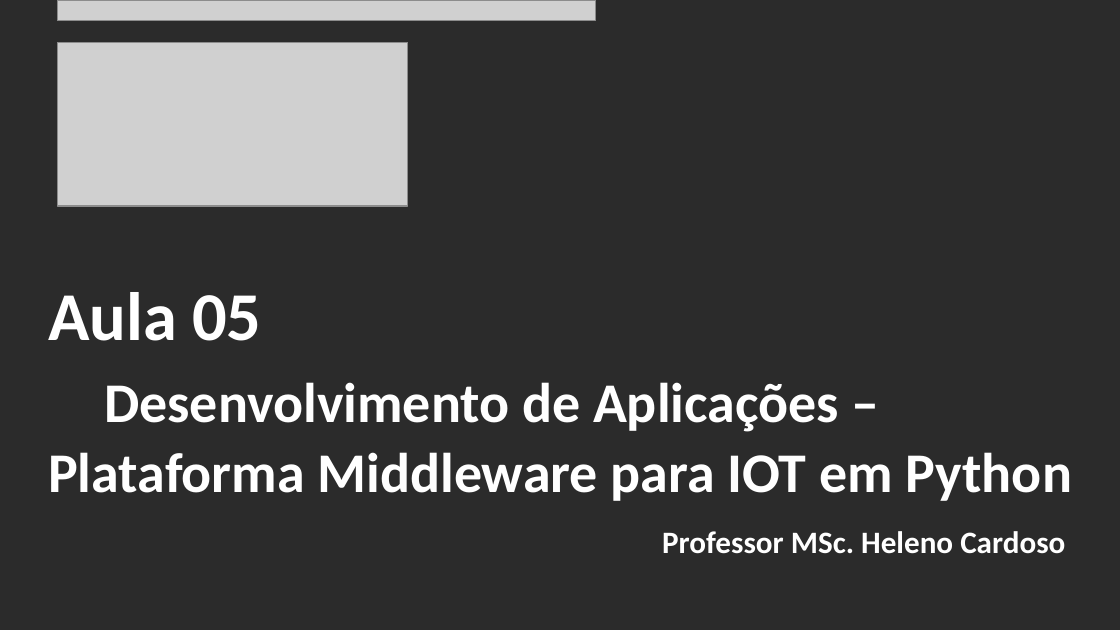
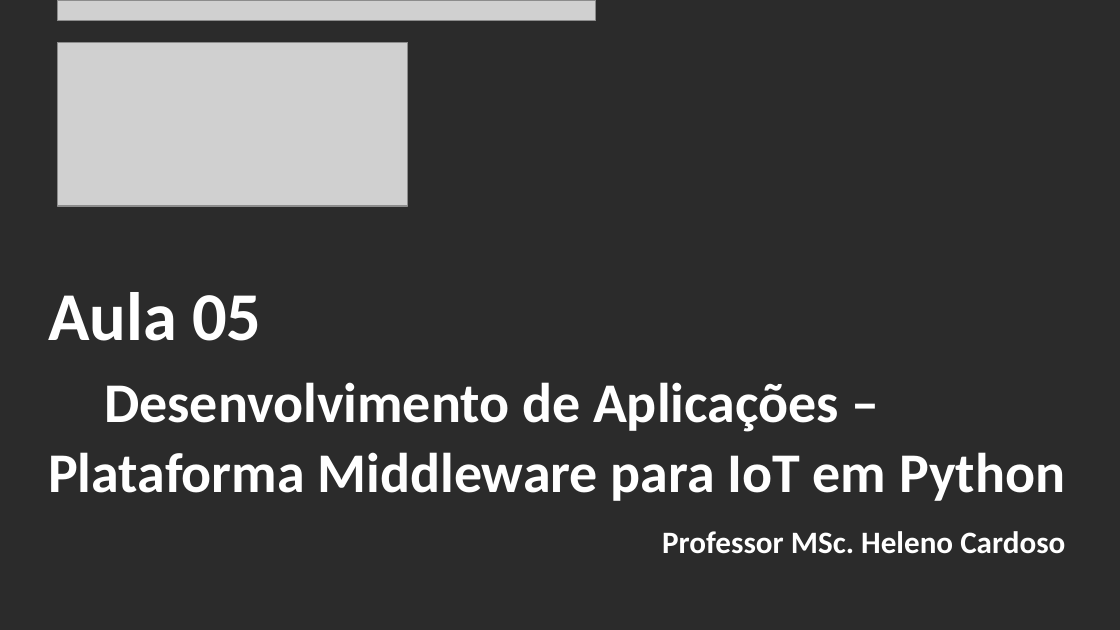
Before and after one commit to CloudEducationBrazil/WydenArea1AplicacaoCloudIndustria40Python, a slide deck: slide 2 of 01 Classes/Aula 05 - Aplicação Cloud Indústria 40 Python IoT Plataforma Raspberry PI.pptx. Drawn at 1120x630 pixels with LibreOffice and Linux fonts; fonts in the diff are those of the drawing; grey boxes stand for pictures; background and template pictures are left out; a plain dark background stands for a picture behind light text. Boxes give left, top, right and bottom in pixels: in the first picture for what was removed or moved away, otherwise in the second. Text is boxed around its words. In the diff, an @@ line names an element or a change of style, - is before the commit and + after.

```diff
--- a/01 Classes/Aula 05 - Aplicação Cloud Indústria 40 Python IoT Plataforma Raspberry PI.pptx
+++ b/01 Classes/Aula 05 - Aplicação Cloud Indústria 40 Python IoT Plataforma Raspberry PI.pptx
@@ title at <box>48,292,1065,501</box>: text changed @@
-Aula 05
-Desenvolvimento de Aplicações – Plataforma Middleware para IOT em Python
+Aula 05
+Desenvolvimento de Aplicações – Plataforma Middleware para IoT em Python
```
Also in this commit, not shown: 3 other files.
